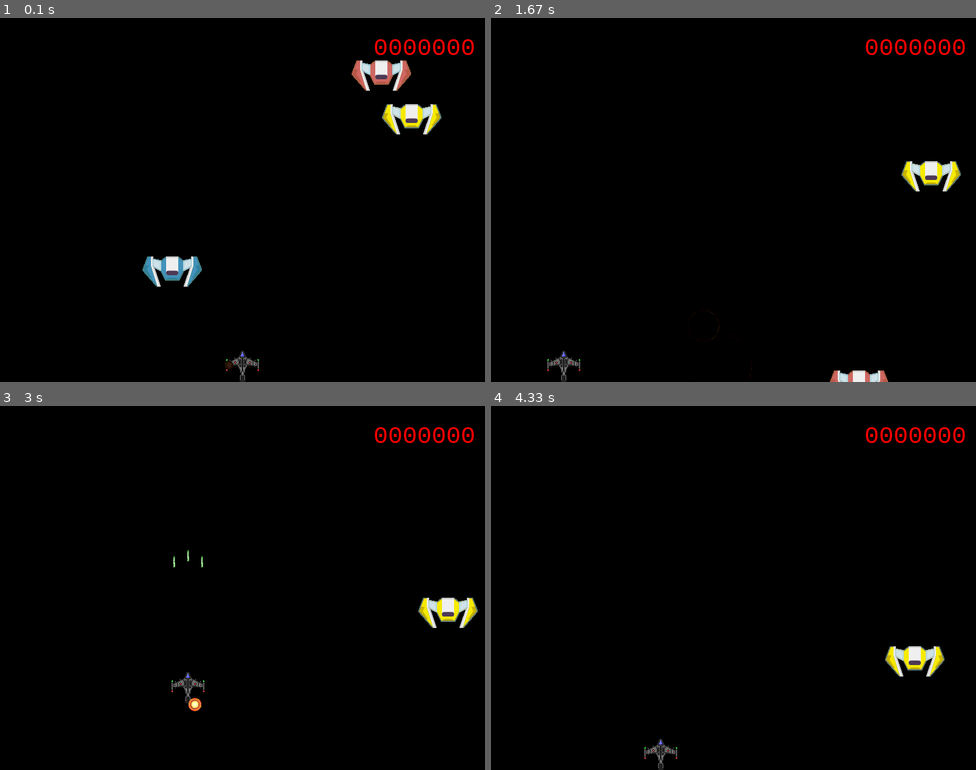
Above: before the commit, frames 1-4 (two rows, left to right).
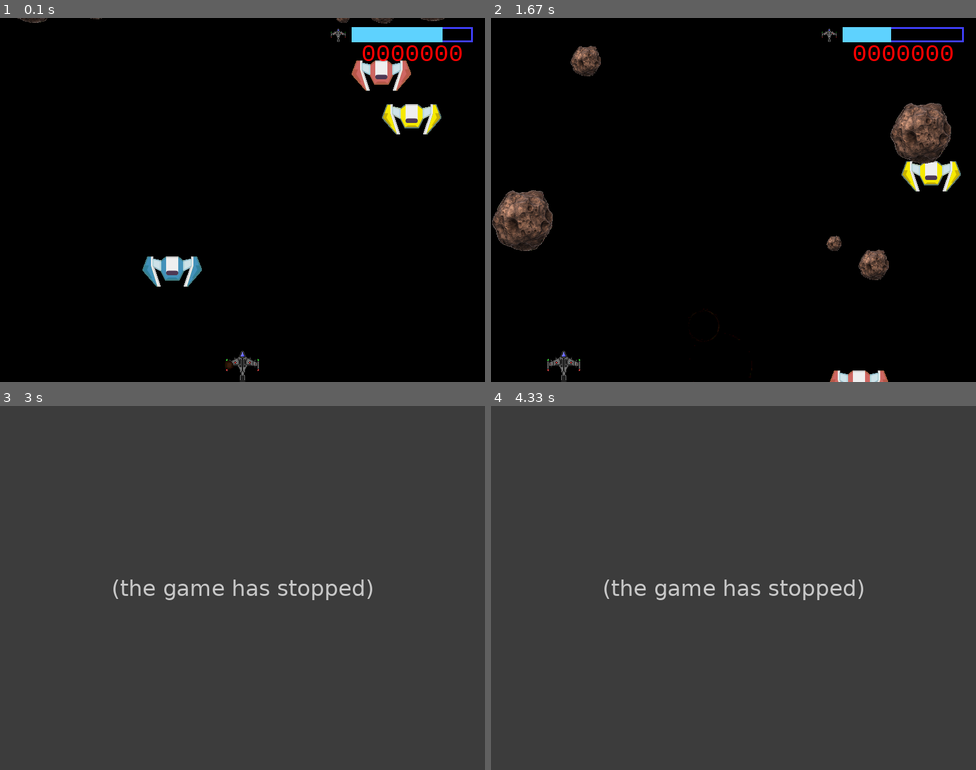
Above: after the commit, the same moments.

Repository: ValorianiO/Pygame-Curso
Game: pygame game, started from Juego2.py
Same seed, same stepped clock (60 frames per second), same inputs: the game is played once before the commit and once after it.
Inputs:
- Up to frame 1 (0.1 s): no input
- Up to frame 2 (1.67 s): hold A 0.33-0.87 s; hold S 0.9-1.2 s; hold A 1.23-1.63 s
- Up to frame 3 (3 s): hold W 1.67-2.03 s; hold D 2.07-2.7 s; tap Space at 2.73 s
- Up to frame 4 (4.33 s): hold S 3.07-3.43 s; tap Space at 3.13, 3.53, 3.83, 4.03 s; hold A 3.47-3.93 s; hold D from 3.97 s (still down)

The runs differ from the first frame. In frame 1, 1.6% of the frame differs, in the area x 3-98%, y 0-12%; in frame 2, 5.3%; in frame 3, 100%, in the area x 0-100%, y 0-100%; in frame 4, 100%.
After the commit the program exited at 2.5 s; later frames show no game.

Commit message:
barra de vida para el jugador y vida para los enemigos

Diff:
--- a/Juego2.py
+++ b/Juego2.py
@@ -66,6 +66,7 @@
     self.velocidad_y = 0
     self.retraso = 750
     self.ultimo_disparo = pygame.time.get_ticks()
+    self.hp = 100
 
   def update(self):
 
@@ -127,6 +128,7 @@
     self.rect.y = random.randrange(alto - self.rect.height)
     self.velocidad_x = random.randrange(1,3)
     self.velocidad_y = random.randrange(1,3)
+    self.hp = 15
 
   def  update(self):
     self.rect.x += self.velocidad_x
@@ -154,6 +156,7 @@
     self.rect.y = random.randrange(alto - self.rect.height)
     self.velocidad_x = random.randrange(3,5)
     self.velocidad_y = random.randrange(3,5)
+    self.hp = 30
 
   def  update(self):
     self.rect.x += self.velocidad_x
@@ -181,6 +184,7 @@
     self.rect.y = random.randrange(alto - self.rect.height)
     self.velocidad_x = random.randrange(5,10)
     self.velocidad_y = random.randrange(5,10)
+    self.hp = 45
 
   def  update(self):
     self.rect.x += self.velocidad_x
@@ -208,6 +212,7 @@
     self.rect.y = random.randrange(alto - self.rect.height)
     self.velocidad_x = random.randrange(10,15)
     self.velocidad_y = random.randrange(10,15)
+    self.hp = 75
 
   def  update(self):
     self.rect.x += self.velocidad_x
@@ -245,10 +250,10 @@
       self.image = pygame.transform.scale(pygame.image.load(os.path.join(carpeta_imagenes_enemigos, 'meteorito.png')).convert(), (100,100))
       self.radius = 50
     if self.img_aleatoria == 1:
-      self.image = pygame.transform.scale(pygame.image.load("imagenes/meteorito.png").convert(), (50,50))
+      self.image = pygame.transform.scale(pygame.image.load(os.path.join(carpeta_imagenes_enemigos, 'meteorito.png')).convert(), (50,50))
       self.radius = 25
     if self.img_aleatoria == 2:
-      self.image = pygame.transform.scale(pygame.image.load("imagenes/meteorito.png").convert(), (25,25))
+      self.image = pygame.transform.scale(pygame.image.load(os.path.join(carpeta_imagenes_enemigos, 'meteorito.png')).convert(), (25,25))
       self.radius = 12
     self.image.set_colorkey(negro)
     self.rect = self. image.get_rect()
@@ -312,6 +317,20 @@
   animacion_explosion1['t4'].append(imagenes_t4)
 
 
+def barra_hp(pantalla, x, y, hp):
+  largo = 200
+  ancho = 25
+  calculo_barra = int((jugador.hp/ 100) * largo)
+  borde = pygame.Rect(x, y, largo, ancho)
+  rectangulo = pygame.Rect(x, y, calculo_barra, ancho)
+  pygame.draw.rect(pantalla, azul2, borde, 3)
+  pygame.draw.rect(pantalla, h_50d2fe, rectangulo)
+  pantalla.blit(pygame.transform.scale(jugador.image,(25,25)), (545, 15))
+  warning = pygame.image.load(os.path.join(carpeta_imagenes_jugador, 'warning.png')).convert()
+  if jugador.hp < 0:
+    jugador.hp = 0
+  if jugador.hp < 30:
+    pantalla.blit(pygame.transform.scale(warning, (25,25)), (545, 15))
 
 
 def muestra_texto(pantalla, fuente, texto, color, dimensiones, x, y):
@@ -340,10 +359,6 @@
 jugador = Jugador()
 sprites.add(jugador)
 
-'''for x in range (10):
-  meteorito = Meteoritos()
-  meteoritos.add(meteorito)'''
-
 ejecutando = True
 
 while ejecutando:
@@ -363,41 +378,54 @@
 
   r = random.randrange(1, 4)
 
-  colision_disparos_amarillos = pygame.sprite.groupcollide(enemigos_amarillos, balas, True, True, pygame.sprite.collide_circle)
-  colision_disparos_verdes = pygame.sprite.groupcollide(enemigos_verdes, balas, True, True, pygame.sprite.collide_circle)
-  colision_disparos_azules = pygame.sprite.groupcollide(enemigos_azules, balas, True, True, pygame.sprite.collide_circle)
-  colision_disparos_rojos= pygame.sprite.groupcollide(enemigos_rojos, balas, True, True, pygame.sprite.collide_circle)
+  if not meteoritos:
+    for x in range(5):
+      meteorito = Meteoritos()
+      meteoritos.add(meteorito)
+
+  colision_disparos_meteoritos = pygame.sprite.groupcollide(meteoritos, balas, True, True, pygame.sprite.collide_circle)
+
+  if colision_disparos_meteoritos:
+    puntuacion += 25
 
   colision_nave1 = pygame.sprite.spritecollide(jugador, enemigos_amarillos, True, pygame.sprite.collide_circle)
   if colision_nave1:
     explosiones_random[random.randrange(0,3)].play()
     explosion = Explosiones(enemigo1.rect.center, f't{r}')
     explosiones.add(explosion)
+    jugador.hp -= 15
     if puntuacion >= 0:
       puntuacion -= 100
       if puntuacion < 0:
         puntuacion = 0
+    else:
+      puntuacion = puntuacion
 
   colision_nave2 = pygame.sprite.spritecollide(jugador, enemigos_verdes, True, pygame.sprite.collide_circle)
   if colision_nave2:
     explosiones_random[random.randrange(0,3)].play()
     explosion = Explosiones(enemigo2.rect.center, f't{r}')
     explosiones.add(explosion)
+    jugador.hp -= 25
     if puntuacion >= 0:
       puntuacion -= 75
       if puntuacion < 0:
         puntuacion = 0
-
+    else:
+      puntuacion = puntuacion
 
   colision_nave3 = pygame.sprite.spritecollide(jugador, enemigos_azules, True, pygame.sprite.collide_circle)
   if colision_nave3:
     explosiones_random[random.randrange(0,3)].play()
     explosion = Explosiones(enemigo3.rect.center, f't{r}')
     explosiones.add(explosion)
+    jugador.hp -= 35
     if puntuacion >= 0:
       puntuacion -= 50
       if puntuacion < 0:
         puntuacion = 0
+    else:
+      puntuacion = puntuacion
 
 
   colision_nave4 = pygame.sprite.spritecollide(jugador, enemigos_rojos, True, pygame.sprite.collide_circle)
@@ -405,38 +433,74 @@
     explosiones_random[random.randrange(0,3)].play()
     explosion = Explosiones(enemigo4.rect.center, f't{r}')
     explosiones.add(explosion)
+    jugador.hp -= 50
     if puntuacion >= 0:
       puntuacion -= 25
       if puntuacion < 0:
         puntuacion = 0
-
-
+    else:
+      puntuacion = puntuacion
+
+  colision_disparos_amarillos = pygame.sprite.groupcollide(enemigos_amarillos, balas, False, True, pygame.sprite.collide_circle)
 
   if colision_disparos_amarillos:
     puntuacion += 10
     explosiones_random[random.randrange(0,3)].play()
     explosion = Explosiones(enemigo1.rect.center, 't1')
     explosiones.add(explosion)
+    enemigo1.hp -= 5
+    if enemigo1.hp <= 0:
+      enemigo1.kill()
+
+  colision_disparos_verdes = pygame.sprite.groupcollide(enemigos_verdes, balas, False, True, pygame.sprite.collide_circle)
 
   if colision_disparos_verdes:
     puntuacion += 25
     explosiones_random[random.randrange(0,3)].play()
     explosion = Explosiones(enemigo2.rect.center, 't2')
     explosiones.add(explosion)
+    enemigo2.hp -= 5
+    if enemigo2.hp <= 0:
+      enemigo2.kill()
+
+  colision_disparos_azules = pygame.sprite.groupcollide(enemigos_azules, balas, False, True, pygame.sprite.collide_circle)
 
   if colision_disparos_azules:
     puntuacion += 50
     explosiones_random[random.randrange(0,3)].play()
     explosion = Explosiones(enemigo3.rect.center, 't3')
     explosiones.add(explosion)
+    enemigo3.hp -= 5
+    if enemigo3.hp <= 0:
+      enemigo3.kill()
+
+  colision_disparos_rojos= pygame.sprite.groupcollide(enemigos_rojos, balas, False, True, pygame.sprite.collide_circle)
 
   if colision_disparos_rojos:
     puntuacion += 100
     explosiones_random[random.randrange(0,3)].play()
     explosion = Explosiones(enemigo4.rect.center, 't4')
     explosiones.add(explosion)
+    enemigo4.hp -= 5
+    if enemigo4.hp <= 0:
+      enemigo4.kill()
+
+
+  colision_nave_meteoritos = pygame.sprite.spritecollide(jugador, meteoritos, pygame.sprite.collide_circle)
+  if colision_nave_meteoritos:
+    explosiones_random[random.randrange(0,3)].play()
+    explosiones.add(explosion)
+    jugador.hp -= 15
+    if puntuacion >= 0:
+      puntuacion -= 10
+      if puntuacion <0:
+        puntuacion =0
+
+  if jugador.hp <= 0:
+    ejecutando = False
 
   if not enemigos_amarillos and not enemigos_verdes and not enemigos_azules and not enemigos_rojos:
+
     enemigo1 = EnemigosAmarillos()
     enemigos_amarillos.add(enemigo1)
 
@@ -459,7 +523,8 @@
   balas.draw(pantalla)
   meteoritos.draw(pantalla)
   explosiones.draw(pantalla)
-  muestra_texto(pantalla, consolas, str(puntuacion).zfill(7), rojo, 40,700, 50)
+  muestra_texto(pantalla, consolas, str(puntuacion).zfill(7), rojo, 40,680, 60)
+  barra_hp(pantalla, 580, 15, jugador.hp)
   pygame.display.flip()
 
 
Binary file added: imagenes/jugador/warning.png
Not shown, added: imagenes/jugador/warning.zip
